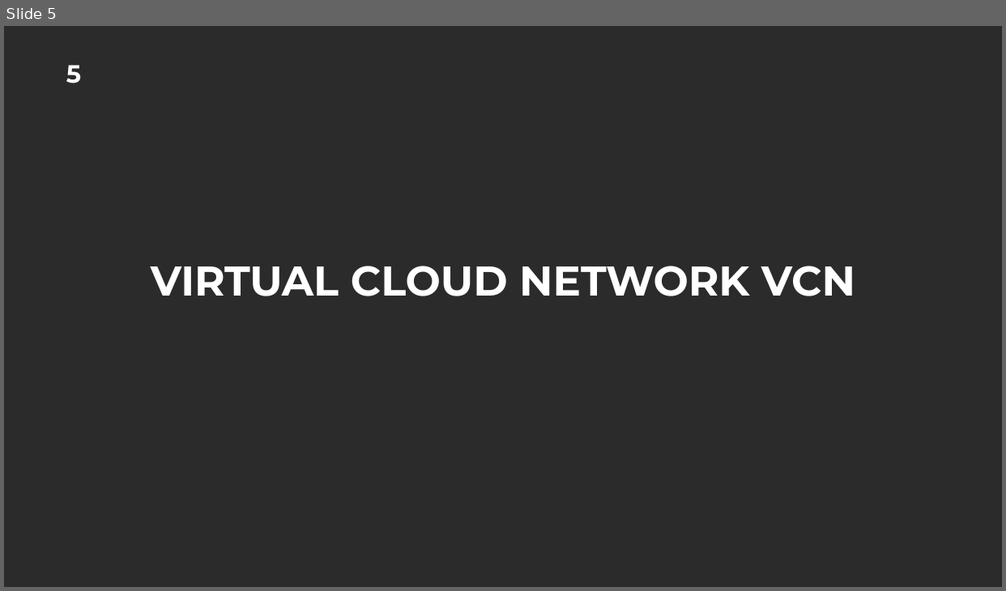
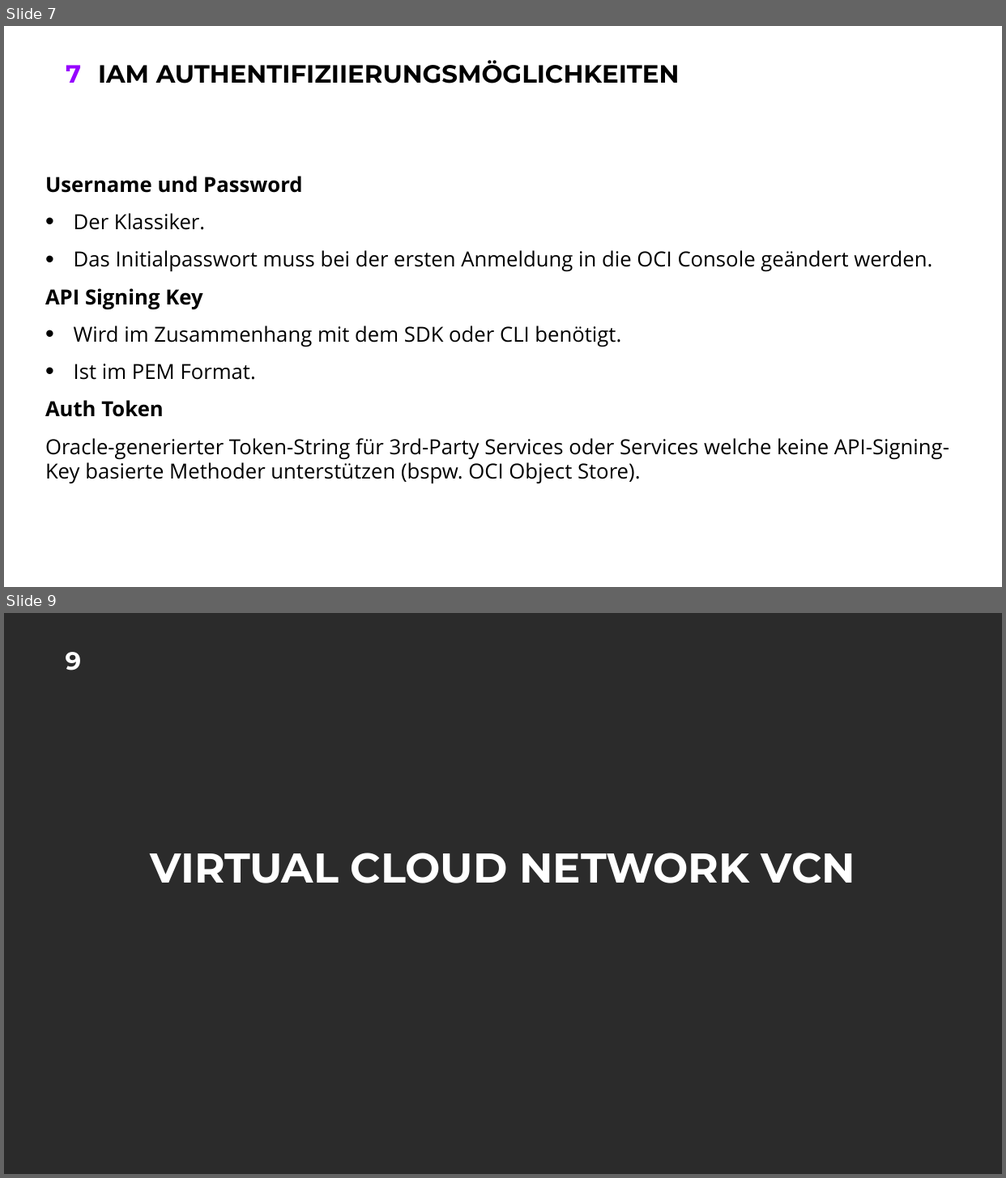
Before and after one commit to oehrlis/doag2022, a slide deck: ppt/02_OCI-Walkthrough.pptx. Shown one above the other, each under a label of ours: slide 5 before the commit, slides 7 and 9 after it; the slides between them are not shown. The pictures are 1006x591 and 1006x1178 pixels, drawn with LibreOffice and Linux fonts; fonts in the diff are those of the drawing; background and template pictures are left out; a plain dark background stands for a picture behind light text. Boxes give left, top, right and bottom in pixels: in the first picture for what was removed or moved away, otherwise in the second. Text is boxed around its words. In the diff, an @@ line names an element or a change of style, - is before the commit and + after.

```diff
--- a/ppt/02_OCI-Walkthrough.pptx
+++ b/ppt/02_OCI-Walkthrough.pptx
@@ slide 7 added at bbox=[4, 26, 1002, 587], background #FFFFFF; not listed: 1 template element that a slide beside it also shows @@
@@ title added at bbox=[98, 60, 680, 84], 24 pt, text #000000, bold @@
+IAM AUTHENTIFIZIIERUNGSMÖGLICHKEITEN
@@ text added at bbox=[45, 176, 949, 484], 20 pt, text #000000 @@
+Username und Password
+• Der Klassiker.
+• Das Initialpasswort muss bei der ersten Anmeldung in die OCI Console geändert werden.
+API Signing Key
+• Wird im Zusammenhang mit dem SDK oder CLI benötigt.
+• Ist im PEM Format.
+Auth Token
+Oracle-generierter Token-String für 3rd-Party Services oder Services welche keine API-Signing-Key basierte Methoder unterstützen (bspw. OCI Object Store).
@@ what was slide 5 is now slide 9 @@
@@ page number at bbox=[66, 652, 82, 671]: text changed @@
-5
+9
```
Also in this commit, not shown: 14 other slides added.
